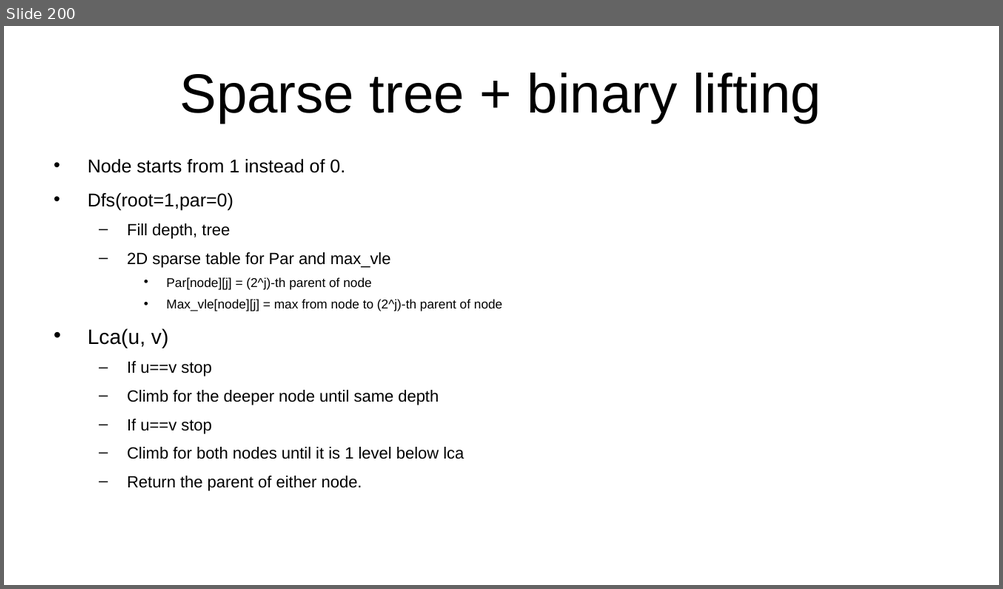
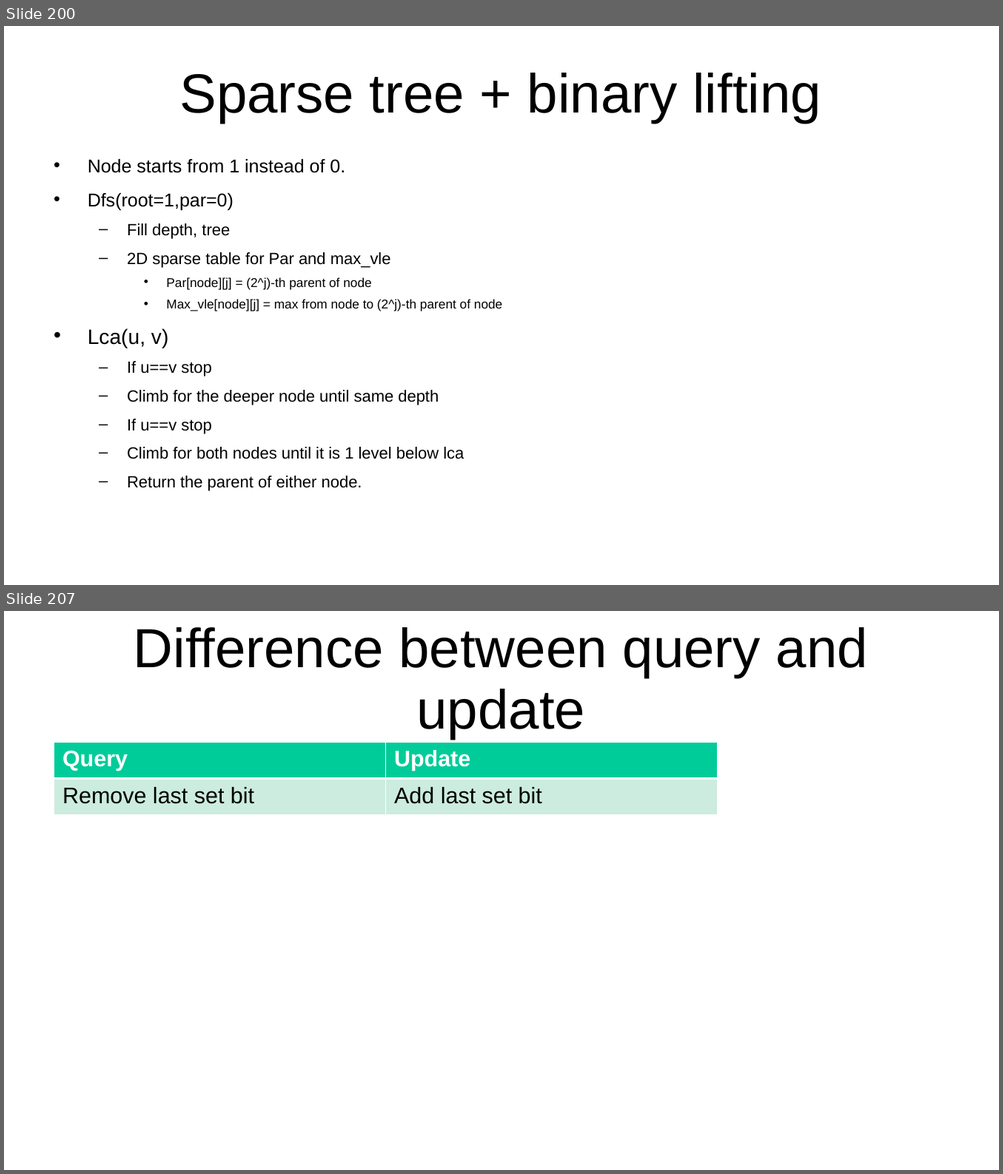
Before and after one commit to kindaichinisan/CompetitiveProgramming, a slide deck: MyCode/competitive_programming.ppt. Shown one above the other, each under a label of ours: slide 200 before the commit, slides 200 and 207 after it; the slides between them are not shown. The pictures are 1003x589 and 1003x1174 pixels, drawn with LibreOffice and Linux fonts; fonts in the diff are those of the drawing. Boxes give left, top, right and bottom in pixels: in the first picture for what was removed or moved away, otherwise in the second. Text is boxed around its words. In the diff, an @@ line names an element or a change of style, - is before the commit and + after.

```diff
--- a/MyCode/competitive_programming.ppt
+++ b/MyCode/competitive_programming.ppt
@@ slide 207 added at bbox=[4, 611, 999, 1170], background #FFFFFF @@
@@ title added at bbox=[134, 627, 868, 739], 44 pt, text #000000 @@
+Difference between query and update
@@ table added at bbox=[54, 742, 717, 815], 2 rows, 2 columns @@
+Query | Update
+Remove last set bit | Add last set bit
```
Also in this commit, not shown: 42 other slides added, 3 other files.
